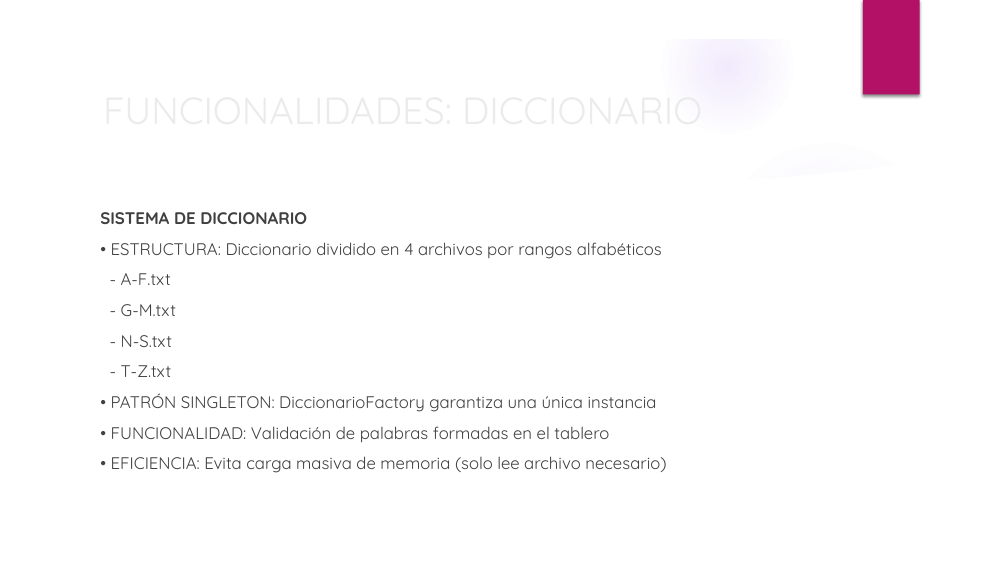
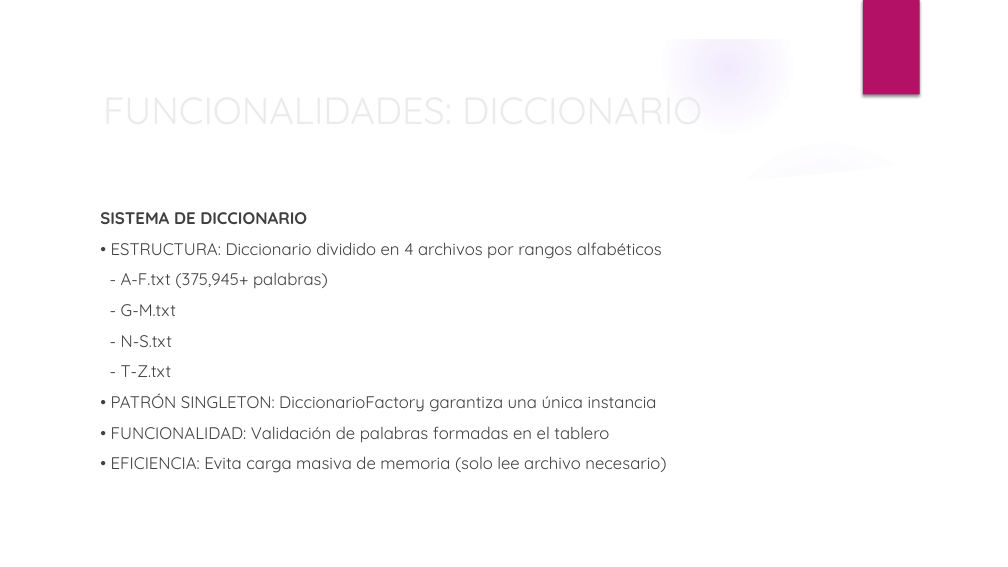
Before and after one commit to BinaryJuan/scrabble-poo, a slide deck: slide 40 of SCRABBLE.pptx (slide 42 before the commit). Drawn at 1008x567 pixels with LibreOffice and Linux fonts; fonts in the diff are those of the drawing; background and template pictures are left out. Boxes give left, top, right and bottom in pixels: in the first picture for what was removed or moved away, otherwise in the second. Text is boxed around its words. In the diff, an @@ line names an element or a change of style, - is before the commit and + after.

```diff
--- a/SCRABBLE.pptx
+++ b/SCRABBLE.pptx
@@ text at bbox=[121, 273, 328, 288]: text changed @@
-- A-F.txt
+- A-F.txt (375,945+ palabras)
```
Also in this commit, not shown: 12 other slides changed, 1 slide added, 3 slides removed.
